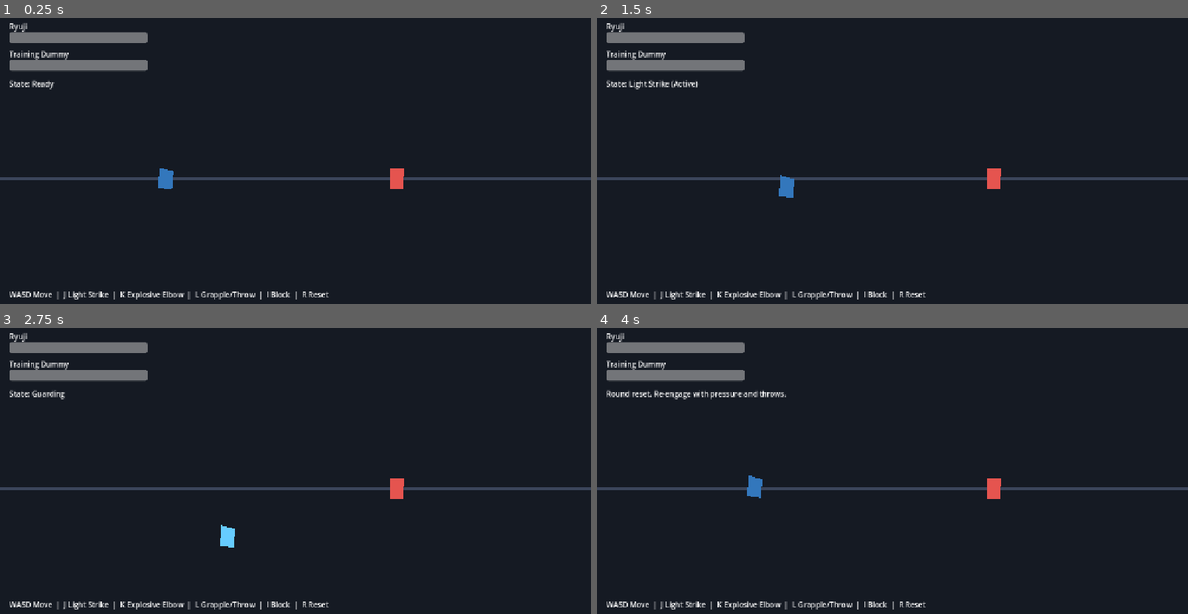
Above: before the commit, frames 1-4 (two rows, left to right).
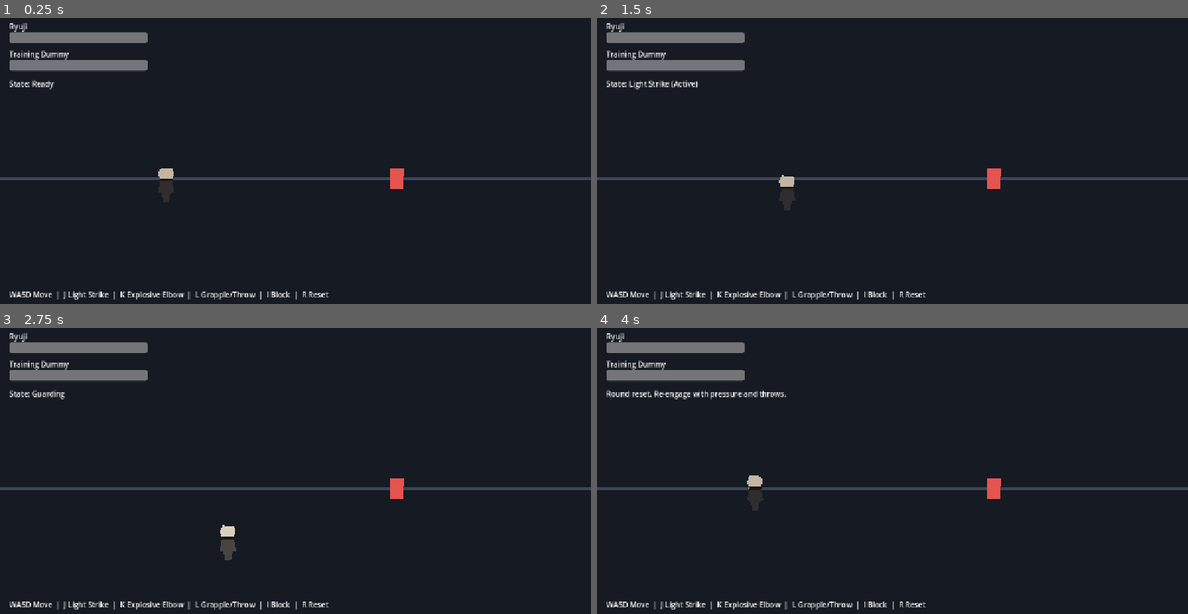
Above: after the commit, the same moments.

Repository: Eli-Blue/Ryuji-Kisaragi
Game: Godot game, scene res://src/scenes/main.tscn
Two runs of this game, one before a commit and one after it. Both use one fixed random seed, a clock stepped at 60 frames per second and the inputs below.
Inputs:
- Up to frame 1 (0.25 s): no input
- Up to frame 2 (1.5 s): tap Enter at 0.5 s; hold D (move_right) 0.53-1.28 s; tap K (attack_elbow) at 0.6 s; hold S (move_down) from 1.28 s (still down); tap J (attack_light) at 1.35 s
- Up to frame 3 (2.75 s): release S (move_down) at 2.03 s; hold D (move_right) from 2.03 s (still down); hold I (block) from 2.03 s (still down)
- Up to frame 4 (4 s): release D (move_right) at 2.78 s; release I (block) at 2.78 s; hold W (move_up) 2.78-3.53 s; tap L (grapple_throw) at 2.85 s; tap R (reset_round) at 3.5 s; hold A (move_left) from 3.53 s (still down); tap K (attack_elbow) at 3.6 s

The runs differ from the first frame. In frame 1, 0.3% of the frame differs, in the area x 26-30%, y 52-65%; in frame 2, 0.3%; in frame 3, 0.3%; in frame 4, 0.3%, in the area x 25-29%, y 51-64%.

Commit message:
Apply reference-inspired procedural player styling
Co-authored-by: Eli-Blue <156834420+Eli-Blue@users.noreply.github.com>

Diff:
--- a/src/scenes/player.tscn
+++ b/src/scenes/player.tscn
@@ -14,8 +14,16 @@
 collision_mask = 0
 
 [node name="Body" type="Polygon2D" parent="."]
-color = Color(0.247059, 0.584314, 0.890196, 1)
-polygon = PackedVector2Array(-14, -24, 16, -16, 12, 24, -18, 20)
+color = Color(0.764706, 0.709804, 0.631373, 1)
+polygon = PackedVector2Array(-12, -24, 14, -22, 16, -8, 12, 0, 12, 24, -12, 24, -14, 0, -18, -10)
+
+[node name="Pants" type="Polygon2D" parent="."]
+color = Color(0.188235, 0.180392, 0.176471, 1)
+polygon = PackedVector2Array(-12, 0, 12, 0, 18, 30, 10, 32, 6, 52, -6, 52, -10, 32, -18, 30)
+
+[node name="Belt" type="Polygon2D" parent="."]
+color = Color(0.117647, 0.0941176, 0.0823529, 1)
+polygon = PackedVector2Array(-14, 0, 15, 0, 14, 6, -13, 6)
 
 [node name="CollisionShape2D" type="CollisionShape2D" parent="."]
 shape = SubResource("RectangleShape2D_jno8n")
--- a/src/scripts/player.gd
+++ b/src/scripts/player.gd
@@ -62,6 +62,7 @@
 var hit_registry: Dictionary = {}
 
 @onready var body: Polygon2D = $Body
+@onready var pants: Polygon2D = $Pants
 @onready var attack_hitbox: Area2D = $AttackHitbox
 @onready var attack_shape: CollisionShape2D = $AttackHitbox/CollisionShape2D
 
@@ -216,8 +217,10 @@
 	body.scale = Vector2(facing_sign, 1.0)
 	if defeated:
 		body.color = Color(0.3, 0.3, 0.3, 1.0)
-		return
-	body.color = Color(0.2, 0.47, 0.74, 1.0) if state != CombatState.BLOCK else Color(0.4, 0.8, 1.0, 1.0)
+		pants.color = Color(0.24, 0.24, 0.24, 1.0)
+		return
+	body.color = Color(0.764706, 0.709804, 0.631373, 1.0) if state != CombatState.BLOCK else Color(0.858824, 0.811765, 0.741176, 1.0)
+	pants.color = Color(0.188235, 0.180392, 0.176471, 1.0) if state != CombatState.BLOCK else Color(0.282353, 0.266667, 0.258824, 1.0)
 
 func _facing_sign() -> float:
 	return 1.0 if facing.x >= 0.0 else -1.0
Not shown, changed: README.md
